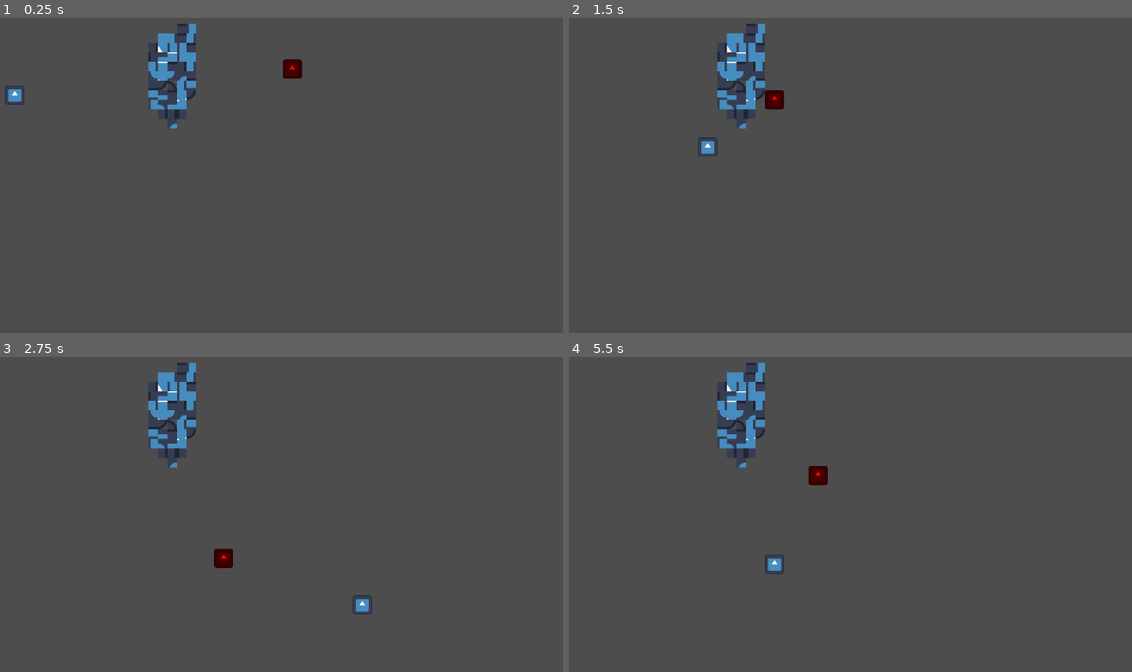
Above: before the commit, frames 1-4 (two rows, left to right).
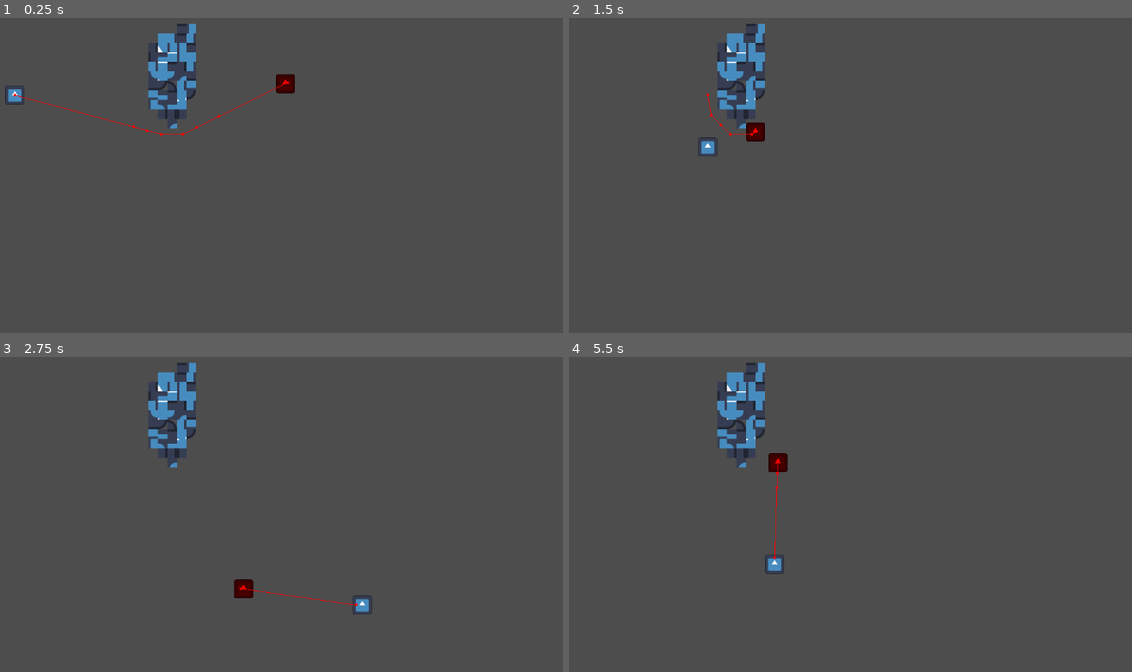
Above: after the commit, the same moments.

Repository: NIK-Pro-coder/coop-roguelike-reborn
Game: Godot game, scene res://main.tscn
Same seed, same stepped clock (60 frames per second), same inputs: the game is played once before the commit and once after it. The engine's default icon, where the game draws it, is replaced by a stand-in: a white triangle on a blue panel in a dark square.
Inputs (mouse positions are in pixels of both pictures, inside the frame that each line leads up to):
- Up to frame 1 (0.25 s): no input
- Up to frame 2 (1.5 s): tap Enter at 0.5 s; move the mouse to (1058, 121) at 0.52 s; hold D (right) 0.53-1.28 s; hold Right mouse button (roll) 0.53-1.28 s; click (1058, 121) at 0.67 s; tap Space at 1.25 s; move the mouse to (771, 159) at 1.27 s; hold S (down) from 1.28 s (still down); right-click (771, 159) at 1.35 s
- Up to frame 3 (2.75 s): move the mouse to (405, 394) at 2.02 s; release S (down) at 2.03 s; hold D (right) from 2.03 s (still down); hold Right mouse button (roll) from 2.03 s (still down)
- Up to frame 4 (5.5 s): move the mouse to (873, 555) at 2.77 s; release D (right) at 2.78 s; release Right mouse button (roll) at 2.78 s; hold W (up) 2.78-3.53 s; right-click (873, 555) at 2.85 s; click (873, 555) at 2.92 s; move the mouse to (1115, 536) at 3.52 s; hold Right mouse button (roll) 3.53-4.28 s; hold A (left) 3.53-5.03 s; move the mouse to (704, 420) at 4.27 s; right-click (704, 420) at 4.35 s; tap Enter at 5 s; move the mouse to (940, 479) at 5.02 s; hold S (down) from 5.03 s (still down); hold Right mouse button (roll) from 5.03 s (still down); click (940, 479) at 5.17 s

The runs differ from the first frame. In frame 1, 0.5% of the frame differs, in the area x 2-54%, y 13-38%; in frame 2, 0.4%; in frame 3, 0.5%; in frame 4, 0.5%.

Commit message:
Added move_position attribute to enemies, lowkey have no idea why it is 'delta * 4' instead of 'delta * 60'

Diff:
--- a/Enemies/BaseEnemy/base_enemy.gd
+++ b/Enemies/BaseEnemy/base_enemy.gd
@@ -1,8 +1,12 @@
 extends CharacterBody2D
 class_name Enemy
 
+@onready var nav_agent: NavigationAgent2D = %NavAgent
+
 var target: Player
 var retarget: float = .25
+
+var speed: float = 250.0
 
 func grab_target() -> void:
   var dist: float = -1.0
@@ -16,10 +20,27 @@
 
   retarget = .25
 
+var move_position: Vector2
+
+func _ready() -> void:
+  move_position = global_position
+
 func _process(delta: float) -> void:
   retarget -= delta
   if retarget <= 0.0:
     grab_target()
 
-func _physics_process(_delta: float) -> void:
+  nav_agent.target_position = move_position
+
+var move_delta: float = 0.0
+
+func _physics_process(delta: float) -> void:
+  move_delta = speed * delta * 4
+  var next_pos: Vector2 = nav_agent.get_next_path_position()
+  var new_vel: Vector2 = (next_pos - global_position).normalized() * move_delta
+
+  nav_agent.set_velocity(new_vel)
+
+func _on_nav_agent_velocity_computed(safe_velocity: Vector2) -> void:
+  velocity = safe_velocity * move_delta
   move_and_slide()
--- a/Enemies/BaseEnemy/base_enemy.tscn
+++ b/Enemies/BaseEnemy/base_enemy.tscn
@@ -35,3 +35,12 @@
 [node name="Attack" type="Node" parent="StateMachine" unique_id=1019162841]
 script = ExtResource("5_8kltk")
 metadata/_custom_type_script = "uid://dve227ngbfwp4"
+
+[node name="NavAgent" type="NavigationAgent2D" parent="." unique_id=96857620]
+unique_name_in_owner = true
+avoidance_enabled = true
+debug_enabled = true
+debug_use_custom = true
+debug_path_custom_color = Color(1, 0, 0, 1)
+
+[connection signal="velocity_computed" from="NavAgent" to="." method="_on_nav_agent_velocity_computed"]
--- a/StateMachine/States/follow_state.gd
+++ b/StateMachine/States/follow_state.gd
@@ -7,13 +7,11 @@
 func enter(enemy: Enemy) -> void:
   enemy.grab_target()
 
-func update(delta: float, enemy: Enemy) -> void:
+func update(_delta: float, enemy: Enemy) -> void:
   var diff: Vector2 = (enemy.target.global_position - enemy.global_position)
   if diff.length_squared() <= target_dist * target_dist:
     transition("attack")
     enemy.velocity = Vector2()
     return
 
-  var move_dir: Vector2 = diff.normalized()
-
-  enemy.velocity = move_dir * speed * delta * 60
+  enemy.move_position = enemy.target.global_position
